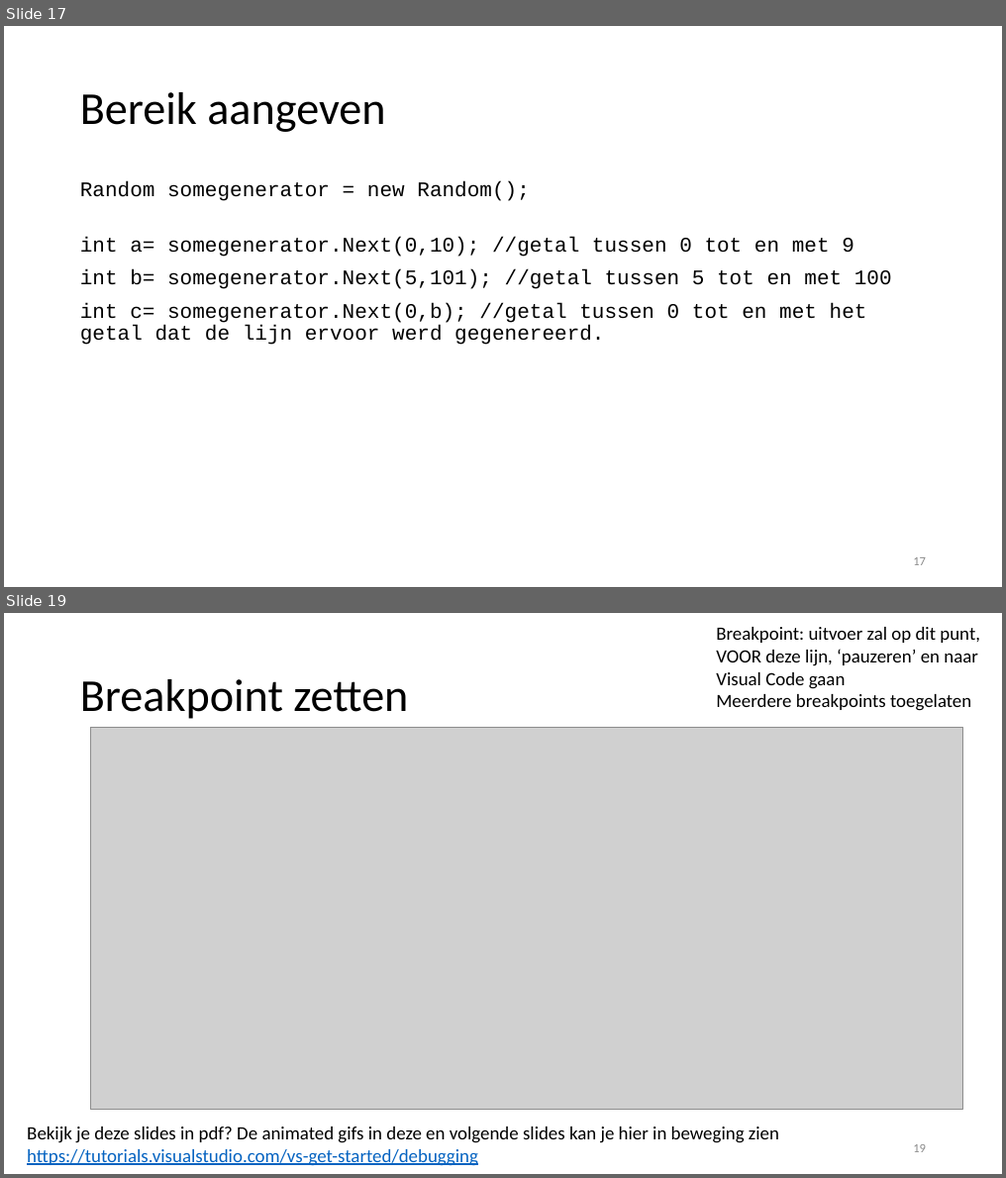
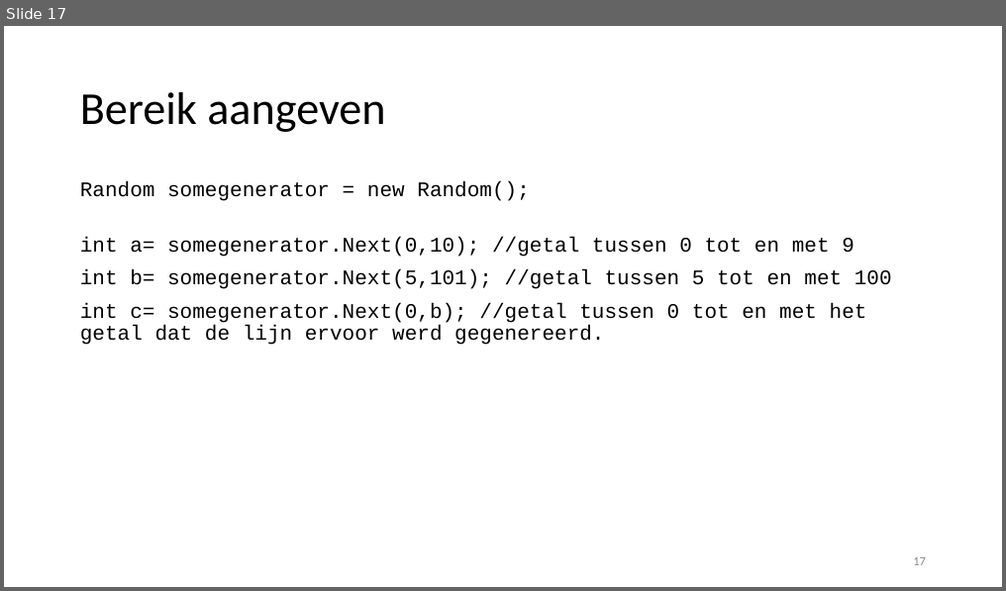
Before and after one commit to v-nys/cursusprogrammeren, a slide deck: _SLIDES/DEEL1/H3/6_math.pptx. Shown one above the other, each under a label of ours: slides 17 and 19 before the commit, slide 17 after it; the slides between them are not shown. The pictures are 1006x1178 and 1006x591 pixels, drawn with LibreOffice and Linux fonts; fonts in the diff are those of the drawing; grey boxes stand for pictures. Boxes give left, top, right and bottom in pixels: in the first picture for what was removed or moved away, otherwise in the second. Text is boxed around its words. In the diff, an @@ line names an element or a change of style, - is before the commit and + after.

Commit message:
debuggen naar juiste file

```diff
--- a/_SLIDES/DEEL1/H3/6_math.pptx
+++ b/_SLIDES/DEEL1/H3/6_math.pptx
@@ slide 19 removed at (4,613,1002,1174), background #FFFFFF @@
@@ text removed at (716,627,980,711) @@
-Breakpoint: uitvoer zal op dit punt, VOOR deze lijn, ‘pauzeren’ en naar Visual Code gaan
-Meerdere breakpoints toegelaten
@@ title removed at (80,679,408,719) @@
-Breakpoint zetten
@@ picture removed at (90,728,962,1109) @@
@@ text removed at (27,1127,779,1166) @@
-Bekijk je deze slides in pdf? De animated gifs in deze en volgende slides kan je hier in beweging zien https://tutorials.visualstudio.com/vs-get-started/debugging
@@ page number removed at (913,1145,926,1153) @@
-19
```
Also in this commit, not shown: 5 other slides removed, 1 other file.
